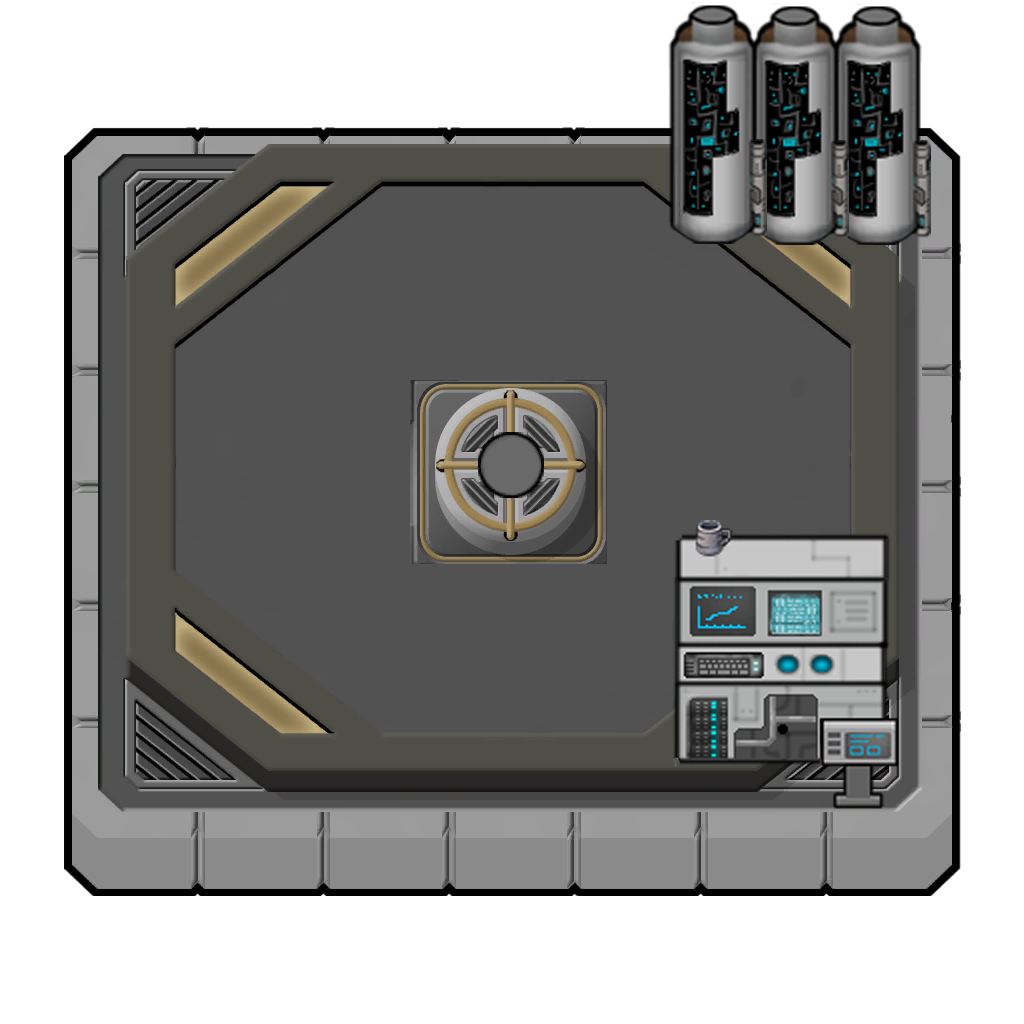
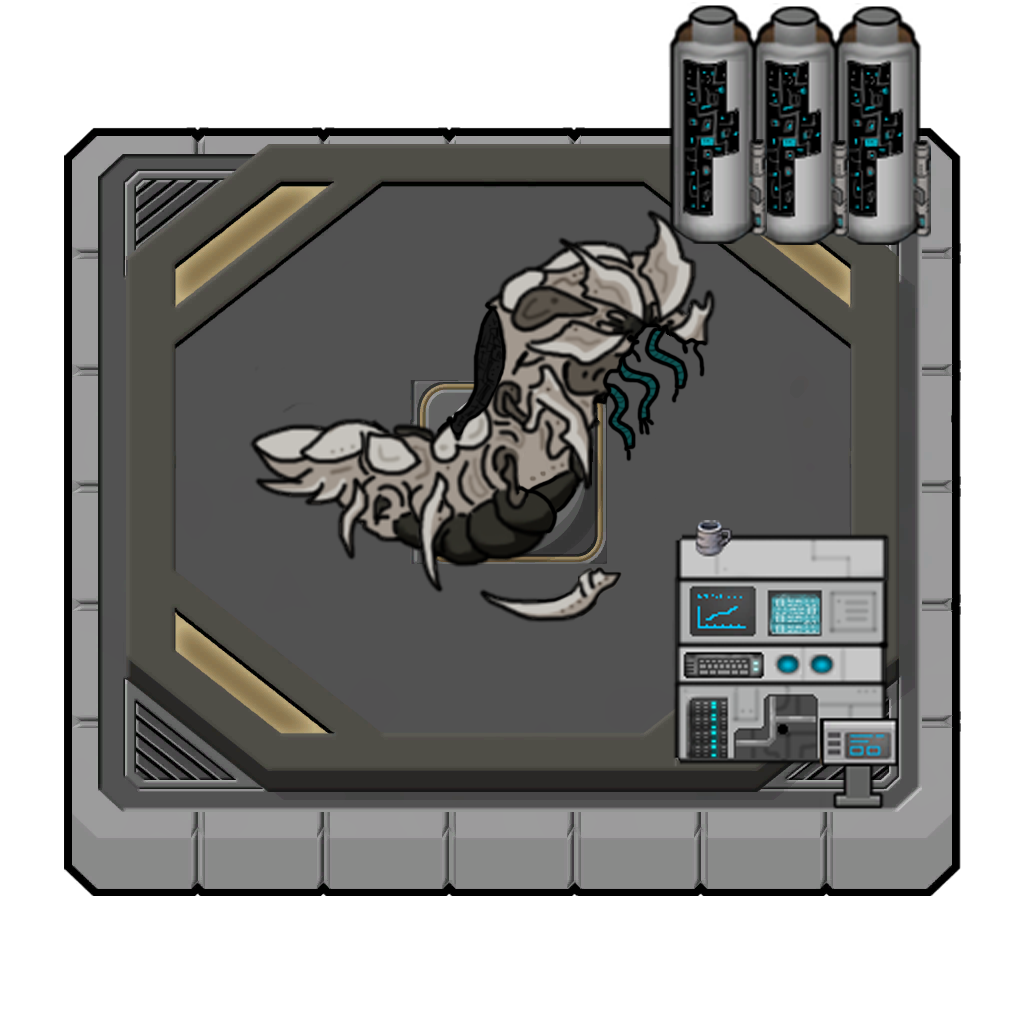
Layered file, before and after one edit (1024x1024). Changes by layer:
painted on "Layer 2" over [249, 209, 717, 623]
painted on "Layer 0" over [606, 228, 693, 447]
